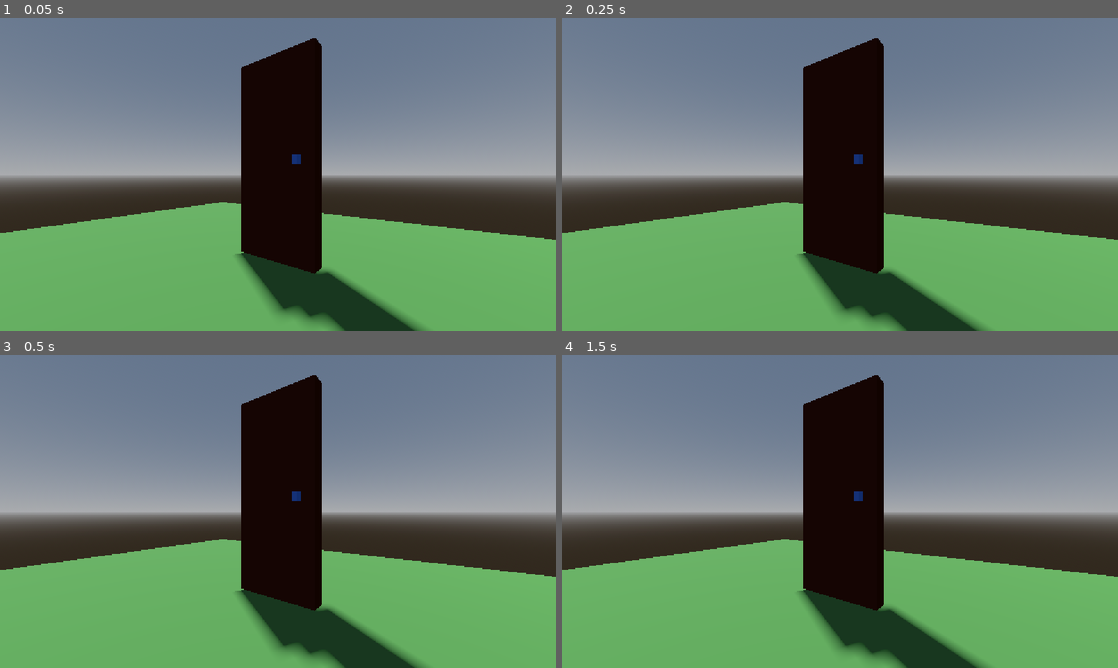
Above: before the commit, frames 1-4 (two rows, left to right).
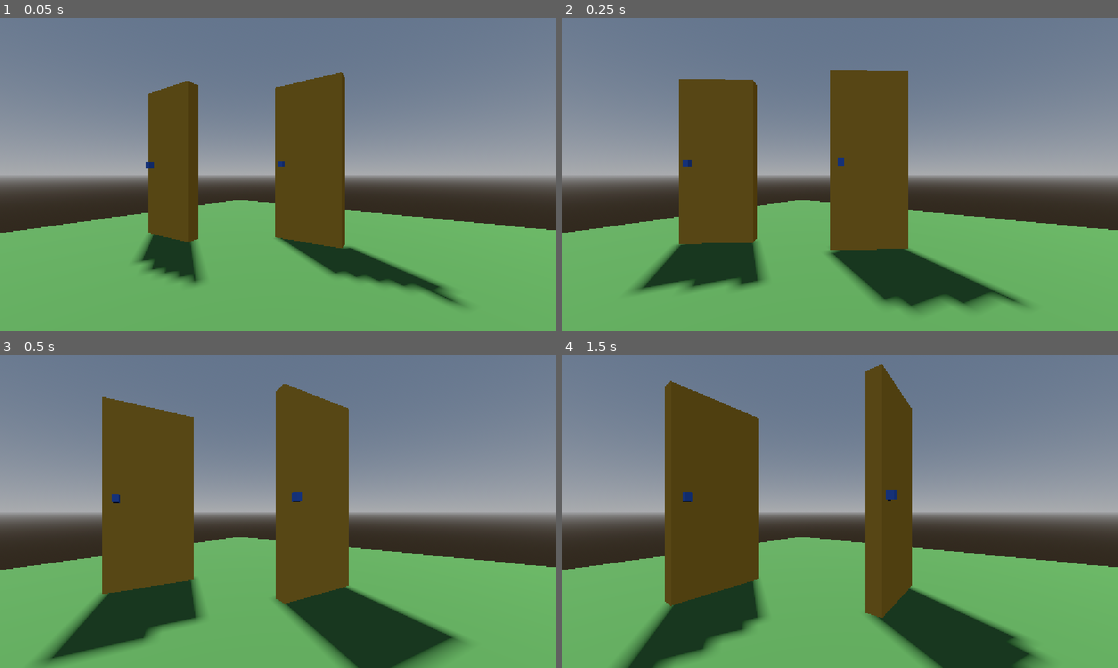
Above: after the commit, the same moments.

Repository: Data1992/pugk26
Game: Godot game, scene res://level_2.tscn
Two runs of this game, one before a commit and one after it. Both use one fixed random seed, a clock stepped at 60 frames per second and the inputs below. Before the commit the project has no main scene; this scene is started directly in both runs.
Inputs (mouse positions are in pixels of both pictures, inside the frame that each line leads up to):
- Up to frame 1 (0.05 s): no input
- Up to frame 2 (0.25 s): no input
- Up to frame 3 (0.5 s): no input
- Up to frame 4 (1.5 s): move the mouse to (962, 495) at 0.52 s; click (962, 495) at 0.67 s; tap Enter at 1.25 s; move the mouse to (728, 527) at 1.27 s; click (728, 527) at 1.42 s

The runs differ from the first frame. In frame 1, 24% of the frame differs, in the area x 24-100%, y 6-100%; in frame 2, 29%; in frame 3, 32%; in frame 4, 34%, in the area x 9-100%, y 2-100%.

Commit message:
Interactive door

Diff:
--- a/button.gd
+++ b/button.gd
@@ -1,5 +1,6 @@
 extends Node3D
 
+signal pressed
 
 # Called when the node enters the scene tree for the first time.
 func _ready() -> void:
@@ -15,3 +16,4 @@
 	if event is InputEventMouseButton:
 		if event.pressed:
 			print("Button pressed")
+			pressed.emit()
--- /dev/null
+++ b/door.gd
@@ -0,0 +1,28 @@
+extends Node3D
+
+@onready var animation_player: AnimationPlayer = %AnimationPlayer
+var is_open: bool = false
+
+# Called when the node enters the scene tree for the first time.
+func _ready() -> void:
+	open()
+
+
+# Called every frame. 'delta' is the elapsed time since the previous frame.
+func _process(delta: float) -> void:
+	pass
+
+
+func open():
+	animation_player.play("open")
+	is_open = true
+
+func close():
+	animation_player.play("close")
+	is_open = false
+
+func toggle():
+	if is_open:
+		close()
+	else:
+		open()
--- a/door.tscn
+++ b/door.tscn
@@ -1,7 +1,9 @@
 [gd_scene format=3 uid="uid://ch0feiv7ee08n"]
 
+[ext_resource type="Script" uid="uid://bws71hpbx1oiw" path="res://door.gd" id="1_ba8gm"]
+
 [sub_resource type="StandardMaterial3D" id="StandardMaterial3D_rtgnb"]
-albedo_color = Color(0.27058825, 0.101960786, 0, 1)
+albedo_color = Color(0.8696952, 0.6636301, 0.201606, 1)
 
 [sub_resource type="BoxMesh" id="BoxMesh_qkpic"]
 material = SubResource("StandardMaterial3D_rtgnb")
@@ -59,10 +61,12 @@
 }
 
 [node name="Door" type="Node3D" unique_id=50553389]
+script = ExtResource("1_ba8gm")
 
 [node name="MeshInstance3D" type="MeshInstance3D" parent="." unique_id=976323796]
 transform = Transform3D(0.08682883, 0, 0, 0, 1.1642721, 0, 0, 0, 0.50779533, 0, 0, -0.25814947)
 mesh = SubResource("BoxMesh_qkpic")
 
 [node name="AnimationPlayer" type="AnimationPlayer" parent="." unique_id=819177675]
+unique_name_in_owner = true
 libraries/ = SubResource("AnimationLibrary_xdadj")
--- /dev/null
+++ b/interactive_door.tscn
@@ -0,0 +1,14 @@
+[gd_scene format=3 uid="uid://dublo73fax1mq"]
+
+[ext_resource type="PackedScene" uid="uid://ch0feiv7ee08n" path="res://door.tscn" id="1_4an7i"]
+[ext_resource type="PackedScene" uid="uid://b653orpt1qryy" path="res://button.tscn" id="2_e714g"]
+
+[node name="InteractiveDoor" type="Node3D" unique_id=721382887]
+
+[node name="Door" parent="." unique_id=50553389 instance=ExtResource("1_4an7i")]
+transform = Transform3D(1, 0, 0, 0, 1, 0, 0, 0, 1, 0, 0.61591643, 0)
+
+[node name="Button" parent="Door" unique_id=839960816 instance=ExtResource("2_e714g")]
+transform = Transform3D(1, 0, 0, 0, 1, 0, 0, 0, 1, -0.05179715, -0.015491188, -0.44441336)
+
+[connection signal="pressed" from="Door/Button" to="Door" method="toggle"]
--- a/level_2.tscn
+++ b/level_2.tscn
@@ -1,7 +1,6 @@
 [gd_scene format=3 uid="uid://bq6krxfsjeb1"]
 
-[ext_resource type="PackedScene" uid="uid://ch0feiv7ee08n" path="res://door.tscn" id="1_jg0dc"]
-[ext_resource type="PackedScene" uid="uid://b653orpt1qryy" path="res://button.tscn" id="2_nmjpi"]
+[ext_resource type="PackedScene" uid="uid://dublo73fax1mq" path="res://interactive_door.tscn" id="1_jg0dc"]
 
 [sub_resource type="ProceduralSkyMaterial" id="ProceduralSkyMaterial_nmjpi"]
 sky_horizon_color = Color(0.66224277, 0.6717428, 0.6867428, 1)
@@ -34,11 +33,10 @@
 transform = Transform3D(3, 0, 0, 0, 0.05, 0, 0, 0, 5, 0, 0, 0)
 mesh = SubResource("BoxMesh_c52ky")
 
-[node name="Door" parent="." unique_id=50553389 instance=ExtResource("1_jg0dc")]
-transform = Transform3D(1, 0, 0, 0, 1, 0, 0, 0, 1, 0, 0.61591643, 0)
-
-[node name="Button" parent="Door" unique_id=839960816 instance=ExtResource("2_nmjpi")]
-transform = Transform3D(1, 0, 0, 0, 1, 0, 0, 0, 1, -0.05179715, -0.015491188, -0.09889144)
+[node name="InteractiveDoor" parent="." unique_id=721382887 instance=ExtResource("1_jg0dc")]
 
 [node name="Camera3D" type="Camera3D" parent="." unique_id=1818921757]
-transform = Transform3D(0.56649816, 0, -0.824063, 0, 1, 0, 0.824063, 0, 0.56649816, -0.97468543, 0.5222589, 0.41368926)
+transform = Transform3D(0.56649816, 0, -0.824063, 0, 1, 0, 0.824063, 0, 0.56649816, -1.3915645, 0.5222589, 0.41368926)
+
+[node name="InteractiveDoor2" parent="." unique_id=365591848 instance=ExtResource("1_jg0dc")]
+transform = Transform3D(1, 0, 0, 0, 1, 0, 0, 0, 1, -0.50543094, 0, -0.9508382)
--- a/project.godot
+++ b/project.godot
@@ -11,6 +11,7 @@
 [application]
 
 config/name="Neues Spiel"
+run/main_scene="uid://bq6krxfsjeb1"
 config/features=PackedStringArray("4.7", "Forward Plus")
 config/icon="res://icon.svg"
 
Not shown, added: door.gd.uid
